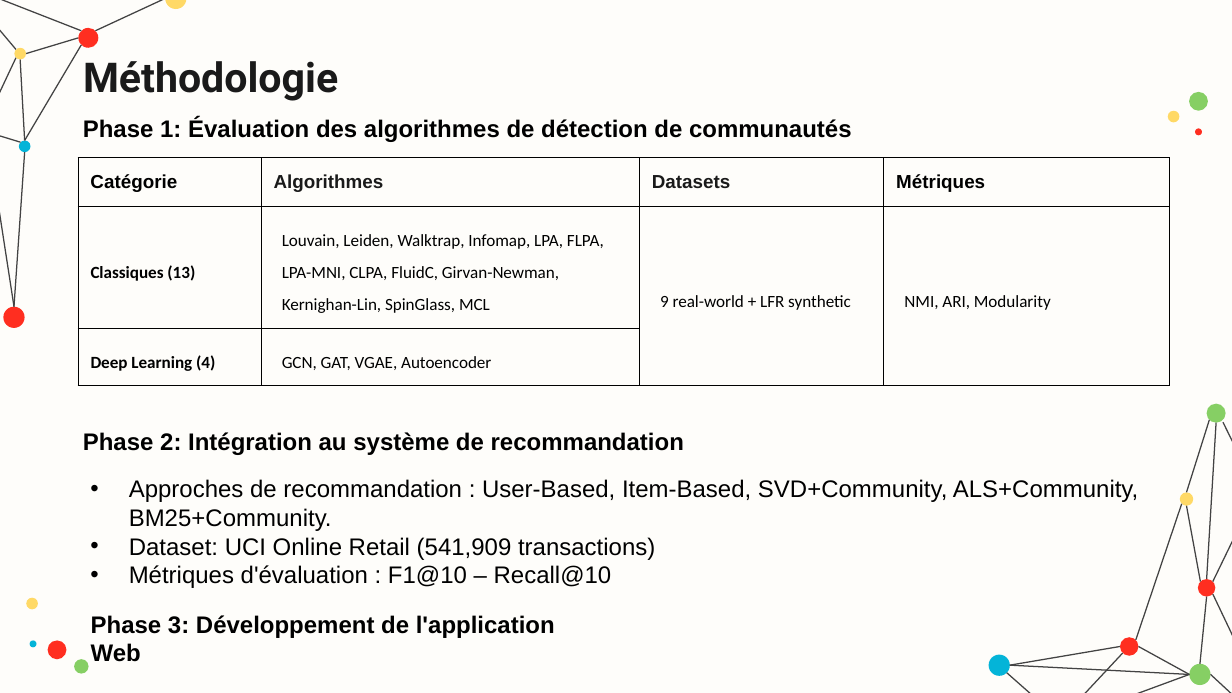
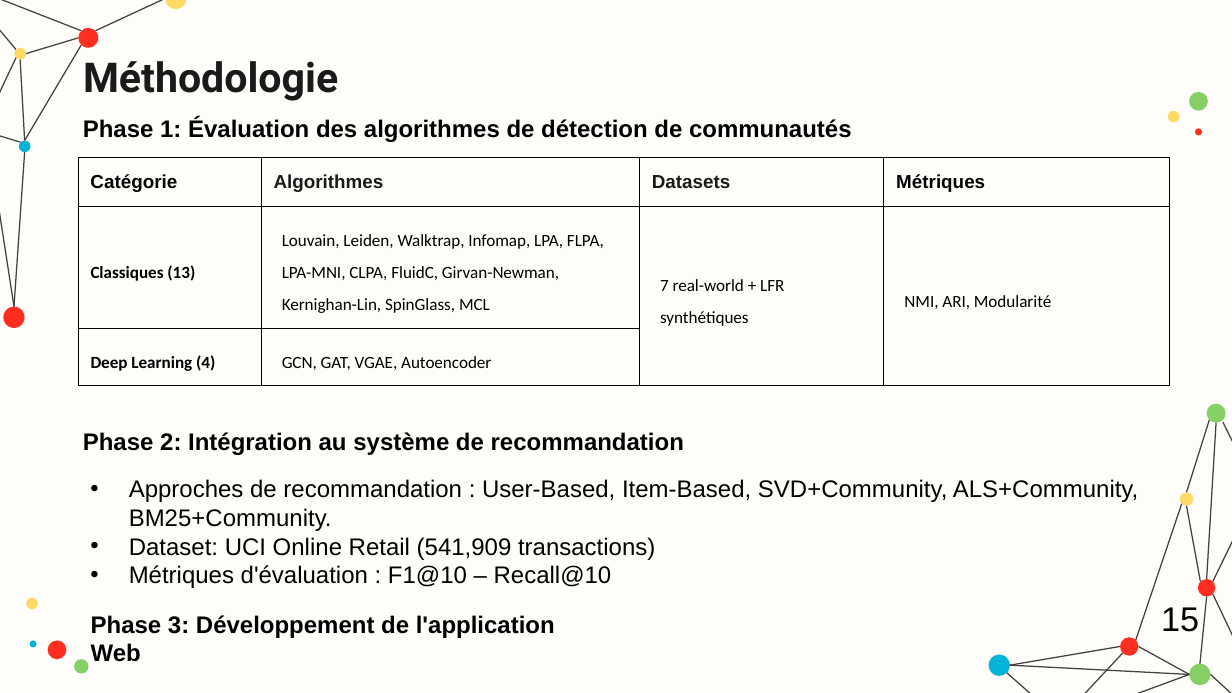
Before and after one commit to hamzamdn077/Master-Project, a slide deck: slide 15 of presentation.pptx. Drawn at 1232x693 pixels with LibreOffice and Linux fonts; fonts in the diff are those of the drawing. Boxes give left, top, right and bottom in pixels: in the first picture for what was removed or moved away, otherwise in the second. Text is boxed around its words. In the diff, an @@ line names an element or a change of style, - is before the commit and + after.

```diff
--- a/presentation.pptx
+++ b/presentation.pptx
@@ table at box(78, 158, 1169, 379) @@
-row 2, column 3: 9 real-world + LFR synthetic
+row 2, column 3: 7 real-world + LFR synthétiques
-row 2, column 4: NMI, ARI, Modularity
+row 2, column 4: NMI, ARI, Modularité
@@ text added at box(1161, 607, 1199, 632), 20 pt, text #000000 @@
+15
```
Also in this commit, not shown: 27 other slides changed, 2 slides removed, 1 other file.
